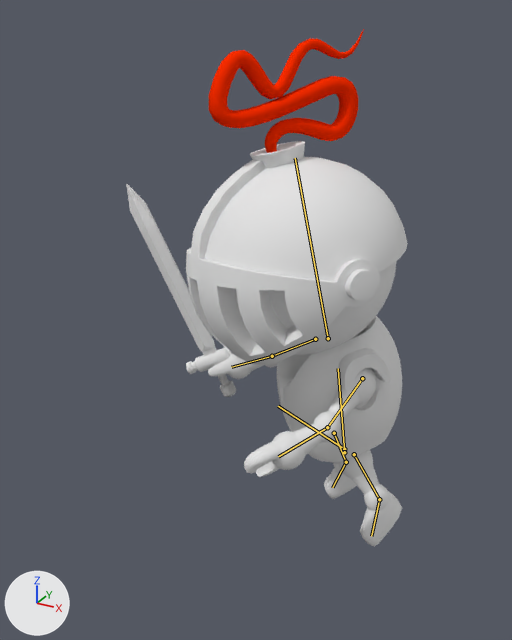
Renders of the Blender file core/assets/AssetsDatabase/AnimatedKnight.blend from each side of a commit.
Camera for both pictures: a 50 mm lens placed at (-0.55, -2.97, 2.99), pointed at (-2.14, -0.07, 1.54). The axes (+X, +Y, +Z) are drawn at lower left. The lights are the same throughout. Both versions are drawn at frame 14 of the action 'JumpBackward'; the numbers are the values there. The bones that change are drawn over the model as lines.

Objects in the first picture: 'Feather', 'Knight', 'Knight_head', 'Sword'.
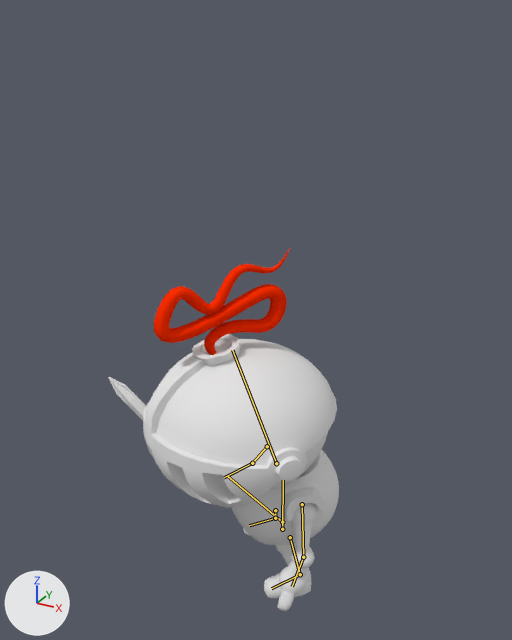
Patch to the scene script:
```diff
--- a/core/assets/AssetsDatabase/AnimatedKnight.blend.py
+++ b/core/assets/AssetsDatabase/AnimatedKnight.blend.py
@@ bone_root @@
 bone_root = bpy.data.objects['Armature'].pose.bones['root']
-bone_root.location = (-0.142, 3.29, 1.191)
+bone_root.location = (-0.172, 3.996, -0.039)
@@ bone_body @@
 bone_body = bpy.data.objects['Armature'].pose.bones['body']  # child of 'root'
-bone_body.location = (0.0, -0.658, 0.0)
-bone_body.rotation_quaternion = (0.576, -0.012, -0.813, 0.061)  # degrees (19, -110, -15)
-bone_body.scale = (1.0, 1.12, 1.0)
+bone_body.location = (0.0, -0.716, 0.0)
+bone_body.rotation_quaternion = (0.578, 0.0, -0.816, 0.0)  # degrees (0, -109, 0)
+bone_body.scale = (1.0, 0.8, 1.0)
@@ bone_head @@
 bone_head = bpy.data.objects['Armature'].pose.bones['head']  # child of 'neck'
-bone_head.location = (0.0, -0.212, 0.058)
-bone_head.rotation_quaternion = (0.992, -0.081, 0.059, 0.007)  # degrees (-9, 7, 0)
-bone_head.scale = (1.0, 0.85, 1.0)
+bone_head.location = (0.0, 0.0, 0.0)
+bone_head.rotation_quaternion = (0.998, -0.009, 0.059, 0.021)  # degrees (-1, 7, 2)
+bone_head.scale = (1.0, 1.0, 1.0)
@@ bone_leg_l @@
 bone_leg_l = bpy.data.objects['Armature'].pose.bones['Leg.L']  # child of 'body'
-bone_leg_l.rotation_quaternion = (0.946, 0.152, -0.028, -0.248)  # degrees (18, 1, -29)
+bone_leg_l.rotation_quaternion = (0.957, 0.02, -0.038, -0.285)  # degrees (3, -4, -33)
@@ bone_leg_l_001 @@
 bone_leg_l_001 = bpy.data.objects['Armature'].pose.bones['Leg.L.001']  # child of 'Leg.L'
-bone_leg_l_001.location = (0.12, -0.069, -0.161)
-bone_leg_l_001.rotation_quaternion = (0.94, 0.172, -0.107, 0.117)  # degrees (19, -15, 12)
-bone_leg_l_001.scale = (1.0, 0.95, 0.87)
+bone_leg_l_001.location = (0.0, 0.0, 0.0)
+bone_leg_l_001.rotation_quaternion = (0.953, -0.029, -0.225, 0.2)  # degrees (-9, -25, 26)
+bone_leg_l_001.scale = (1.0, 1.0, 1.0)
@@ bone_leg_r @@
 bone_leg_r = bpy.data.objects['Armature'].pose.bones['Leg.R']  # child of 'body'
-bone_leg_r.rotation_quaternion = (0.951, 0.15, 0.154, 0.167)  # degrees (21, 14, 23)
+bone_leg_r.rotation_quaternion = (0.945, 0.058, 0.161, 0.278)  # degrees (12, 16, 34)
@@ bone_leg_r_001 @@
 bone_leg_r_001 = bpy.data.objects['Armature'].pose.bones['Leg.R.001']  # child of 'Leg.R'
-bone_leg_r_001.location = (-0.12, -0.068, -0.162)
-bone_leg_r_001.rotation_quaternion = (0.957, 0.165, 0.13, -0.083)  # degrees (18, 17, -7)
-bone_leg_r_001.scale = (1.0, 0.95, 0.87)
+bone_leg_r_001.location = (0.0, 0.0, 0.0)
+bone_leg_r_001.rotation_quaternion = (0.961, -0.005, 0.254, -0.114)  # degrees (-4, 29, -15)
+bone_leg_r_001.scale = (1.0, 1.0, 1.0)
@@ bone_arm_l @@
 bone_arm_l = bpy.data.objects['Armature'].pose.bones['Arm.L']  # child of 'body'
-bone_arm_l.rotation_quaternion = (0.728, -0.356, -0.389, 0.23)  # degrees (-66, -28, 53)
+bone_arm_l.rotation_quaternion = (0.961, -0.07, -0.039, 0.263)  # degrees (-9, -2, 31)
@@ bone_arm_l_001 @@
 bone_arm_l_001 = bpy.data.objects['Armature'].pose.bones['Arm.L.001']  # child of 'Arm.L'
-bone_arm_l_001.rotation_quaternion = (0.85, 0.062, 0.378, -0.23)  # degrees (-6, 47, -33)
+bone_arm_l_001.rotation_quaternion = (0.965, -0.012, 0.128, -0.23)  # degrees (-5, 14, -27)
@@ bone_arm_r @@
 bone_arm_r = bpy.data.objects['Armature'].pose.bones['Arm.R']  # child of 'body'
-bone_arm_r.rotation_quaternion = (0.52, -0.178, 0.685, -0.241)  # degrees (72, 131, 66)
+bone_arm_r.rotation_quaternion = (0.799, 0.087, 0.535, -0.26)  # degrees (-19, 64, -48)
@@ bone_arm_r_001 @@
 bone_arm_r_001 = bpy.data.objects['Armature'].pose.bones['Arm.R.001']  # child of 'Arm.R'
-bone_arm_r_001.rotation_quaternion = (-0.951, -0.08, 0.168, -0.334)  # degrees (2, -21, 38)
+bone_arm_r_001.rotation_quaternion = (-0.966, 0.097, 0.038, -0.235)  # degrees (-12, -2, 27)
```

Boxes (x1, y1, x2, y2) around the edits, measured in the pictures (512 x 640 px):
'Knight_head', posed (13% narrower, 22% shorter): before (186, 141, 408, 365); after (143, 334, 337, 508)
'Knight', posed: before (208, 316, 402, 547); after (232, 450, 339, 611)
'Feather', posed (12% narrower, 14% shorter): before (209, 29, 364, 153); after (154, 248, 290, 355)
'Sword', posed: before (126, 184, 236, 397); after (108, 377, 146, 420)
bone 'root', root to tip: before (344, 449) to (278, 406); after (282, 522) to (227, 476)
bone 'body', root to tip: before (344, 452) to (338, 368); after (282, 529) to (283, 480)
bone 'head', root to tip: before (328, 338) to (295, 158); after (276, 463) to (232, 350)
bone 'Leg.L', root to tip: before (354, 454) to (379, 499); after (290, 537) to (300, 574)
bone 'Leg.L.001', root to tip: before (379, 499) to (371, 536); after (300, 574) to (271, 588)
bone 'Leg.R', root to tip: before (334, 433) to (346, 462); after (275, 510) to (275, 518)
bone 'Leg.R.001', root to tip: before (346, 462) to (332, 487); after (275, 518) to (249, 525)
bone 'Arm.L', root to tip: before (362, 378) to (327, 427); after (302, 504) to (303, 557)
bone 'Arm.L.001', root to tip: before (327, 427) to (278, 456); after (303, 557) to (292, 586)
bone 'Arm.R', root to tip: before (315, 339) to (272, 356); after (267, 446) to (252, 463)
bone 'Arm.R.001', root to tip: before (272, 356) to (231, 367); after (252, 463) to (224, 477)
